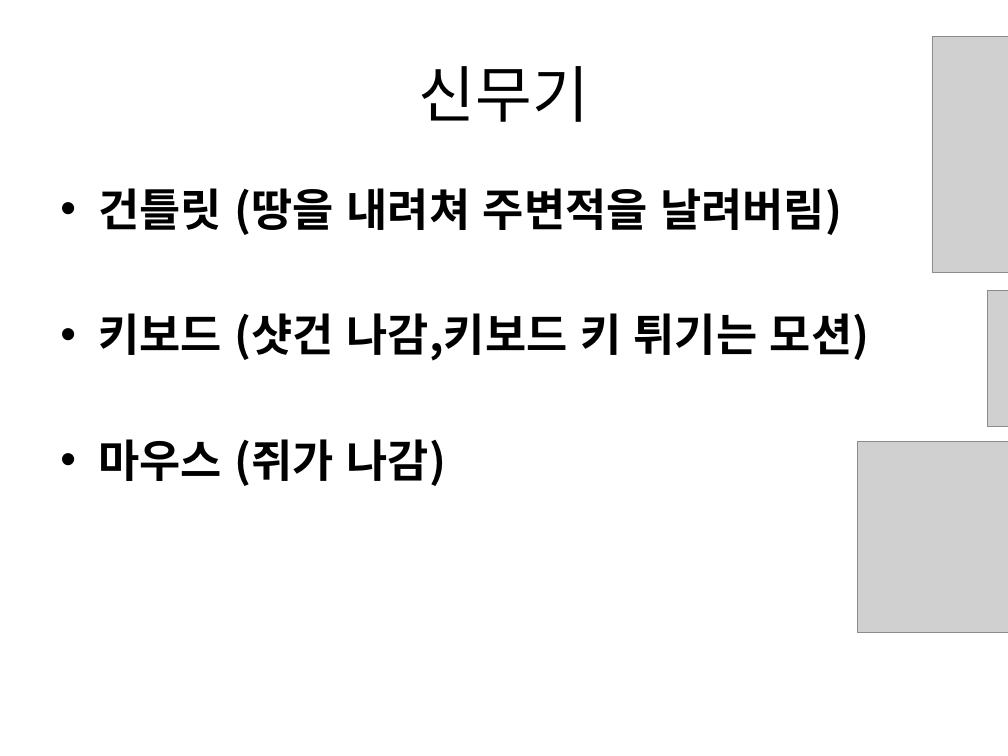
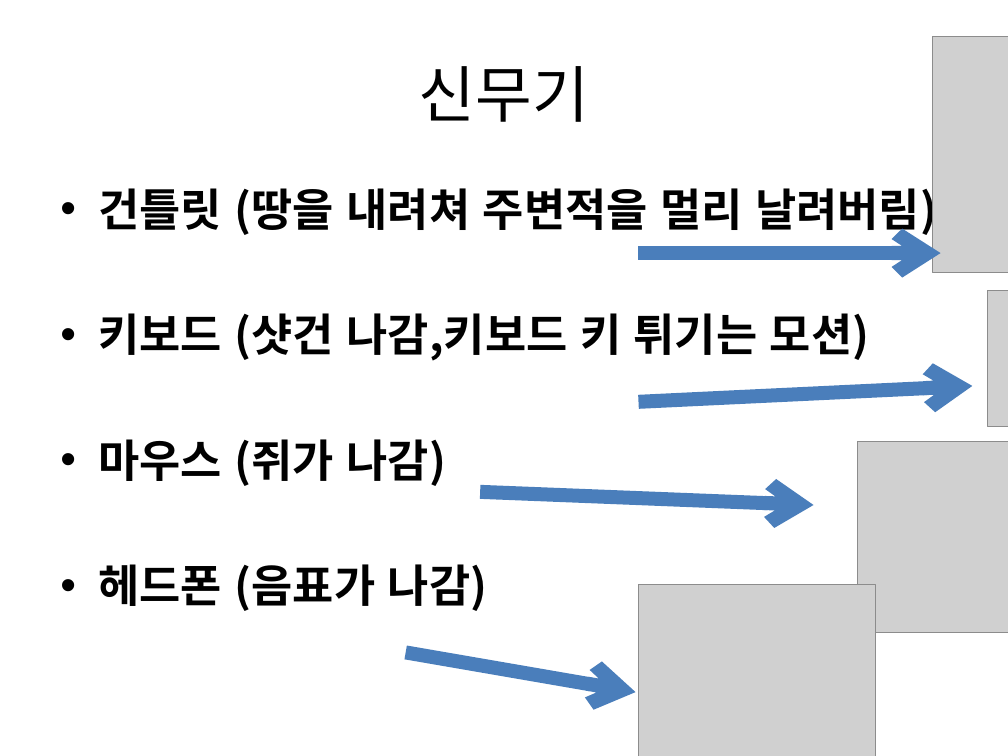
Before and after one commit to gkdlgndpdu/EscapeJail, a slide deck: slide 25 of EscapeJail/Assets/기획/스테이지1기획.pptx. Drawn at 1008x756 pixels with LibreOffice and Linux fonts; fonts in the diff are those of the drawing; grey boxes stand for pictures. Boxes give left, top, right and bottom in pixels: in the first picture for what was removed or moved away, otherwise in the second. Text is boxed around its words. In the diff, an @@ line names an element or a change of style, - is before the commit and + after.

```diff
--- a/EscapeJail/Assets/기획/스테이지1기획.pptx
+++ b/EscapeJail/Assets/기획/스테이지1기획.pptx
@@ text at bbox=[98, 180, 938, 237]: text changed @@
-• 건틀릿 (땅을 내려쳐 주변적을 날려버림)
+• 건틀릿 (땅을 내려쳐 주변적을 멀리 날려버림)
@@ arrow added from (638, 253) to (940, 253), #4B7EBC 10 pt @@
@@ arrow added from (638, 402) to (973, 386), #4B7EBC 10 pt @@
@@ arrow added from (480, 492) to (813, 505), #4B7EBC 10 pt @@
@@ text at bbox=[98, 564, 488, 611]: paragraph added @@
+• 헤드폰 (음표가 나감)
@@ picture added at bbox=[639, 585, 875, 756] @@
@@ arrow added from (405, 652) to (636, 692), #4B7EBC 10 pt @@
```
Also in this commit, not shown: 1 other slide changed, 1 other file.
